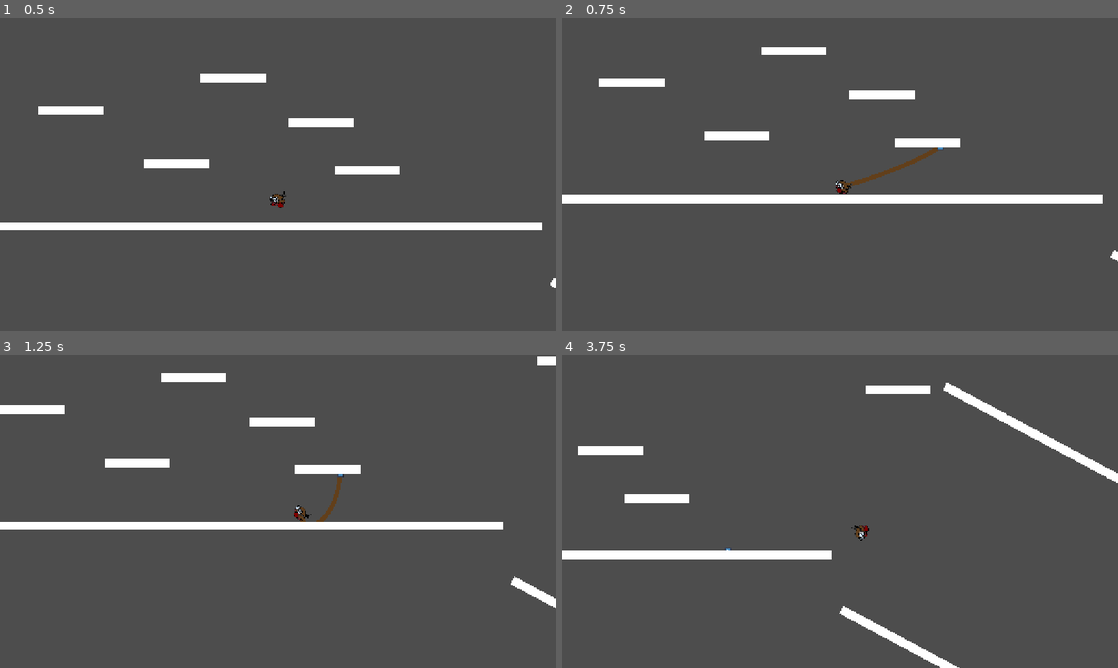
Above: before the commit, frames 1-4 (two rows, left to right).
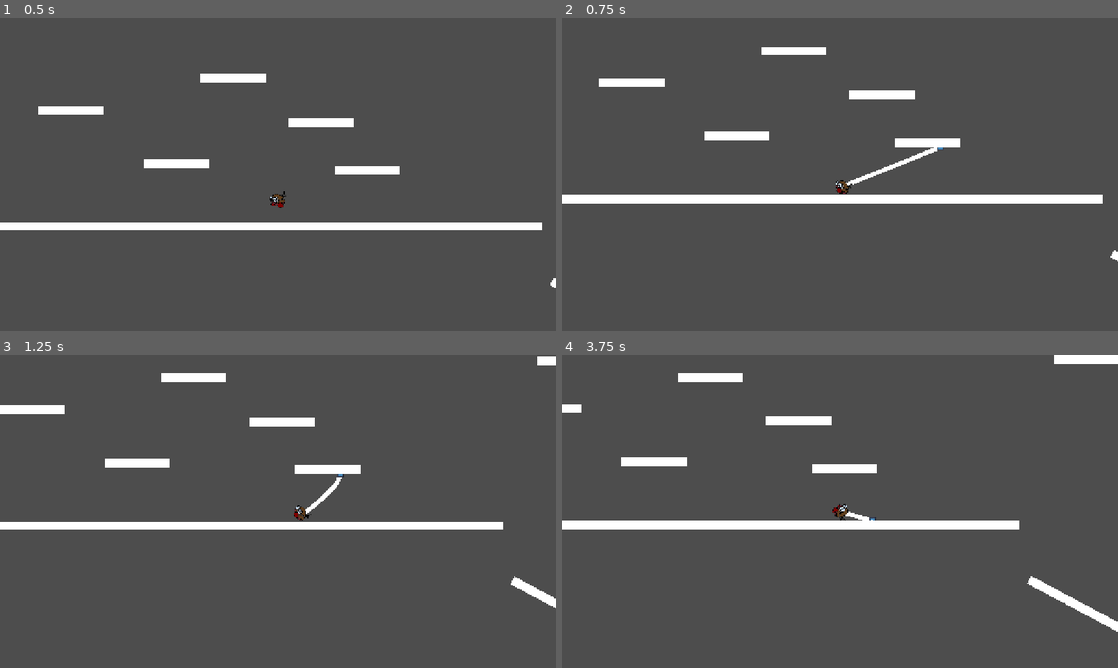
Above: after the commit, the same moments.

Repository: MisterIXI/godot-wildjam-80
Game: Godot game, scene res://scenes/_debug/y_player/y_test_scene.tscn
Two runs of this game, one before a commit and one after it. Both use one fixed random seed, a clock stepped at 60 frames per second and the inputs below. This scene is started directly instead of the project's main scene. The engine's default icon, where the game draws it, is replaced by a stand-in: a white triangle on a blue panel in a dark square.
Inputs (mouse positions are in pixels of both pictures, inside the frame that each line leads up to):
- Up to frame 1 (0.5 s): no input
- Up to frame 2 (0.75 s): move the mouse to (962, 158) at 0.52 s; press the mouse at (962, 158) at 0.53 s; hold D (move_right) from 0.53 s (still down)
- Up to frame 3 (1.25 s): keep holding D (move_right)
- Up to frame 4 (3.75 s): move the mouse to (728, 527) at 1.27 s; release D (move_right) at 1.28 s; release the mouse at (728, 527) at 1.28 s; hold A (move_left) 1.28-2.03 s; click (728, 527) at 1.35 s; move the mouse to (895, 442) at 2.02 s; press the mouse at (895, 442) at 2.03 s; hold D (move_right) 2.03-2.78 s; move the mouse to (812, 574) at 2.77 s; release the mouse at (812, 574) at 2.78 s; hold W (up) 2.78-3.53 s; click (812, 574) at 2.85 s; move the mouse to (1006, 558) at 3.52 s; press the mouse at (1006, 558) at 3.53 s; hold A (move_left) from 3.53 s (still down)

Frame 1 is identical in both runs. In frame 2, 0.4% of the frame differs, in the area x 51-68%, y 41-54%; in frame 3, 0.2%; in frame 4, 8.9%, in the area x 0-100%, y 0-100%.

Commit message:
first refactor and cleanup

Diff:
--- a/scenes/_debug/y_player/custom_joint.gd
+++ b/scenes/_debug/y_player/custom_joint.gd
@@ -1,32 +1,28 @@
 extends Node2D
 class_name CustomJoint
 
-@export var anchor: StaticBody2D
-var test : PinJoint2D
 @onready var player: RigidBody2D = get_parent() as RigidBody2D
 var is_active: bool = false
 var length: float = 0.0
-func activate():
+var anchor: Vector2 = Vector2.ZERO
+
+func activate(target_pos: Vector2):
+	anchor = target_pos
 	is_active = true
-	length = (anchor.global_position - player.global_position).length() + 50
-	pass
+	length = (anchor - player.global_position).length() #- 30
 
 func deactivate():
 	is_active = false
-	pass
 
-func _physics_process(delta):
-	var dist = (anchor.global_position - player.global_position).length()
+func _physics_process(_delta):
+	var dist = (anchor - player.global_position).length()
 	if is_active and dist > length:
-		var rope_dir = (anchor.global_position - player.global_position).normalized()
+		var rope_dir = (anchor - player.global_position).normalized()
 		var constraint_dir =  Vector2(-rope_dir.y, rope_dir.x).normalized()
 		var scalar_projection = (player.linear_velocity.dot(constraint_dir))
-		var diff = max(0, player.linear_velocity.normalized().dot(rope_dir))
 		player.linear_velocity = constraint_dir * scalar_projection
-		# if diff:
-		# 	print(diff)
-		# 	player.apply_central_impulse(rope_dir * diff * 50)
-	pass
-
-func _ready():
-	pass
+		# correction for overshoot and gravity step
+		var overshoot = dist - length
+		if overshoot > 0:
+			# print("Too far: " + str(overshoot))
+			player.linear_velocity += rope_dir * overshoot * 13
--- a/scenes/_debug/y_player/y_player.gd
+++ b/scenes/_debug/y_player/y_player.gd
@@ -1,12 +1,10 @@
 extends RigidBody2D
 
 @export var rope: VerletRope
-@export var spring_joint: DampedSpringJoint2D
-@export var pin_joint: PinJoint2D
-@export var spring_target: StaticBody2D
+@export var rope_target: StaticBody2D
 @export var custom_joint: CustomJoint
 
-func _physics_process(delta):
+func _physics_process(_delta):
 	# on move_right and move_left, apply force to the player
 	if Input.is_action_pressed("move_right"):
 		apply_central_force(Vector2(1000, 0))
@@ -30,10 +28,10 @@
 		if result:
 			# get position of the hit point
 			rope.activate(result.position)
-			spring_target.global_position = result.position
-			# spring_joint.node_a = spring_target.get_path()
-			# pin_joint.node_b = spring_target.get_path()
-			custom_joint.activate()
+			rope_target.global_position = result.position
+			# spring_joint.node_a = rope_target.get_path()
+			# pin_joint.node_b = rope_target.get_path()
+			custom_joint.activate(result.position)
 			# print(result.position)
 	if Input.is_action_just_released("toilette_paper"):
 		rope.deactivate()
--- a/scenes/_debug/y_player/y_test_scene.tscn
+++ b/scenes/_debug/y_player/y_test_scene.tscn
@@ -1,7 +1,8 @@
-[gd_scene load_steps=20 format=3 uid="uid://bmddj1v6lc4gn"]
+[gd_scene load_steps=21 format=3 uid="uid://bmddj1v6lc4gn"]
 
 [ext_resource type="Texture2D" uid="uid://w5fb2lnv6ydg" path="res://assets/images/test/bobby.png" id="1_to0xh"]
 [ext_resource type="Script" uid="uid://ch3o4nn7tdkpo" path="res://scenes/_debug/y_player/verlet_rope.gd" id="2_2i32g"]
+[ext_resource type="Material" uid="uid://c7fr7y7myakdy" path="res://resources/shaders/outline.tres" id="2_kgcot"]
 [ext_resource type="Script" uid="uid://bag5vv3x50wl4" path="res://scenes/_debug/y_player/y_player.gd" id="2_m4brd"]
 [ext_resource type="Texture2D" uid="uid://coqqo1fmdsue2" path="res://icon.svg" id="4_cpx42"]
 [ext_resource type="Script" uid="uid://bol6dlvq252ru" path="res://scenes/_debug/y_player/custom_joint.gd" id="4_esm02"]
@@ -87,10 +88,10 @@
 
 [node name="VerletRope" type="Node2D" parent="." node_paths=PackedStringArray("rope", "rope_anchor", "player")]
 script = ExtResource("2_2i32g")
-target_length = 5.0
 pull_strength = 100.0
 rope = NodePath("RopeRender")
 rope_anchor = NodePath("Anchor")
+iteration_count = 50
 player = NodePath("../YPlayer")
 
 [node name="Anchor" type="Node2D" parent="VerletRope"]
@@ -98,17 +99,16 @@
 position = Vector2(41, -339)
 
 [node name="RopeRender" type="Line2D" parent="VerletRope"]
-visible = false
-points = PackedVector2Array(0, 0, 40.23, 0)
-default_color = Color(0.384209, 0.24709, 0.102126, 1)
-
-[node name="YPlayer" type="RigidBody2D" parent="." node_paths=PackedStringArray("rope", "spring_joint", "pin_joint", "spring_target", "custom_joint")]
+texture_repeat = 2
+material = ExtResource("2_kgcot")
+points = PackedVector2Array(0, 0, 41.42, 35.215)
+texture_mode = 1
+
+[node name="YPlayer" type="RigidBody2D" parent="." node_paths=PackedStringArray("rope", "rope_target", "custom_joint")]
 position = Vector2(142, -180)
 script = ExtResource("2_m4brd")
 rope = NodePath("../VerletRope")
-spring_joint = NodePath("../Target/ManRope/DampedSpringJoint2D")
-pin_joint = NodePath("../Target/ManRope/PinJoint2D")
-spring_target = NodePath("../Target")
+rope_target = NodePath("../Target")
 custom_joint = NodePath("CustomJoint")
 
 [node name="AnimatedSprite2D" type="AnimatedSprite2D" parent="YPlayer"]
@@ -124,9 +124,8 @@
 process_callback = 0
 position_smoothing_enabled = true
 
-[node name="CustomJoint" type="Node2D" parent="YPlayer" node_paths=PackedStringArray("anchor")]
+[node name="CustomJoint" type="Node2D" parent="YPlayer"]
 script = ExtResource("4_esm02")
-anchor = NodePath("../../Target")
 
 [node name="Target" type="StaticBody2D" parent="."]
 
@@ -304,7 +303,7 @@
 texture = SubResource("CanvasTexture_cprxv")
 
 [node name="StaticBody2D13" type="StaticBody2D" parent="Env"]
-position = Vector2(-2154, -367)
+position = Vector2(-2068, -119)
 
 [node name="CollisionShape2D" type="CollisionShape2D" parent="Env/StaticBody2D13"]
 shape = SubResource("RectangleShape2D_3gxmj")
@@ -314,7 +313,7 @@
 texture = SubResource("CanvasTexture_cprxv")
 
 [node name="StaticBody2D14" type="StaticBody2D" parent="Env"]
-position = Vector2(-2548, -412)
+position = Vector2(-2452, 43)
 
 [node name="CollisionShape2D" type="CollisionShape2D" parent="Env/StaticBody2D14"]
 shape = SubResource("RectangleShape2D_3gxmj")
@@ -324,7 +323,7 @@
 texture = SubResource("CanvasTexture_cprxv")
 
 [node name="StaticBody2D15" type="StaticBody2D" parent="Env"]
-position = Vector2(-2954, -351)
+position = Vector2(-2858, 104)
 
 [node name="CollisionShape2D" type="CollisionShape2D" parent="Env/StaticBody2D15"]
 shape = SubResource("RectangleShape2D_3gxmj")
@@ -334,7 +333,7 @@
 texture = SubResource("CanvasTexture_cprxv")
 
 [node name="StaticBody2D16" type="StaticBody2D" parent="Env"]
-position = Vector2(-3254, -418)
+position = Vector2(-3143, 254)
 
 [node name="CollisionShape2D" type="CollisionShape2D" parent="Env/StaticBody2D16"]
 shape = SubResource("RectangleShape2D_3gxmj")
@@ -344,7 +343,7 @@
 texture = SubResource("CanvasTexture_cprxv")
 
 [node name="StaticBody2D17" type="StaticBody2D" parent="Env"]
-position = Vector2(-3582, -435)
+position = Vector2(-3461, 399)
 
 [node name="CollisionShape2D" type="CollisionShape2D" parent="Env/StaticBody2D17"]
 shape = SubResource("RectangleShape2D_3gxmj")
@@ -354,7 +353,7 @@
 texture = SubResource("CanvasTexture_cprxv")
 
 [node name="StaticBody2D18" type="StaticBody2D" parent="Env"]
-position = Vector2(-4049, -402)
+position = Vector2(-3786, 558)
 
 [node name="CollisionShape2D" type="CollisionShape2D" parent="Env/StaticBody2D18"]
 shape = SubResource("RectangleShape2D_3gxmj")
@@ -364,7 +363,7 @@
 texture = SubResource("CanvasTexture_cprxv")
 
 [node name="StaticBody2D19" type="StaticBody2D" parent="Env"]
-position = Vector2(-4360, -374)
+position = Vector2(-4097, 586)
 
 [node name="CollisionShape2D" type="CollisionShape2D" parent="Env/StaticBody2D19"]
 shape = SubResource("RectangleShape2D_3gxmj")
